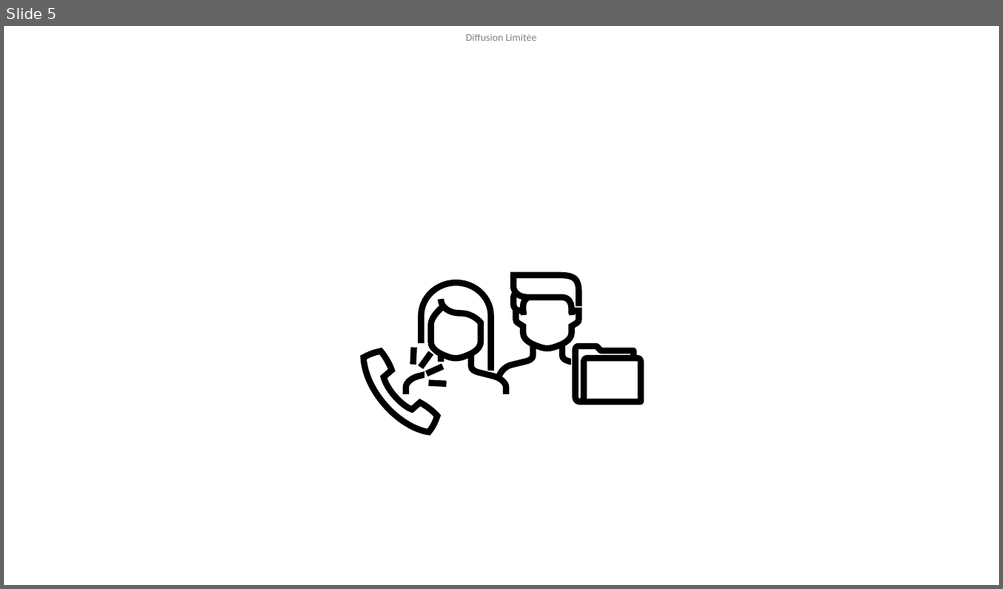
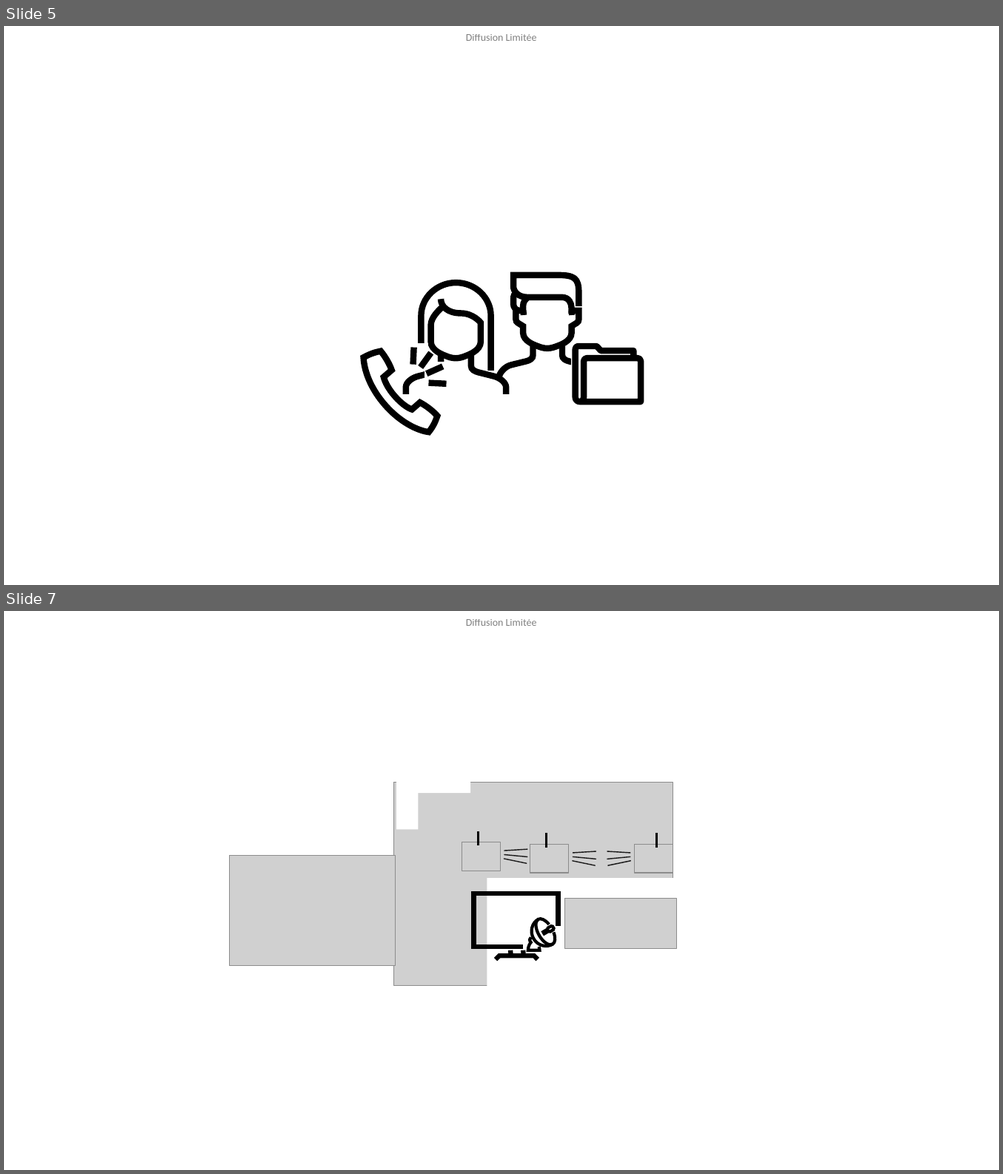
Before and after one commit to NathOrbit/NathOrbit.github.io, a slide deck: P_music_folder/PM_Orga_folder/Photos_gallery/illu_ppt.pptx. Shown one above the other, each under a label of ours: slide 5 before the commit, slides 5 and 7 after it; the slides between them are not shown. The pictures are 1003x589 and 1003x1174 pixels, drawn with LibreOffice and Linux fonts; fonts in the diff are those of the drawing; grey boxes stand for pictures. Boxes give left, top, right and bottom in pixels: in the first picture for what was removed or moved away, otherwise in the second. Text is boxed around its words. In the diff, an @@ line names an element or a change of style, - is before the commit and + after.

```diff
--- a/P_music_folder/PM_Orga_folder/Photos_gallery/illu_ppt.pptx
+++ b/P_music_folder/PM_Orga_folder/Photos_gallery/illu_ppt.pptx
@@ slide 7 added at box(4, 611, 999, 1170), background #FFFFFF; not listed: 1 template element that a slide beside it also shows @@
@@ rectangle added at box(396, 765, 418, 829), fill #FFFFFF @@
@@ rectangle added at box(413, 745, 470, 793), fill #FFFFFF @@
@@ picture added at box(393, 783, 672, 986) @@
@@ group added at box(461, 831, 528, 871): 3 rounded rectangles, 1 picture, 1 line @@
@@ group added at box(530, 833, 597, 874): 3 rounded rectangles, 1 picture, 1 line @@
@@ group added at box(607, 833, 672, 874): 3 rounded rectangles, 1 picture, 1 line @@
@@ picture added at box(229, 856, 395, 966) @@
@@ rectangle added at box(486, 878, 688, 997), fill #FFFFFF @@
@@ picture added at box(565, 899, 677, 949) @@
@@ group added at box(528, 918, 555, 951): 4 freeform shapes @@
@@ group added at box(474, 894, 558, 960): 2 freeform shapes, 2 lines @@
```
Also in this commit, not shown: 1 slide changed, 1 slide removed, 2 other files.
